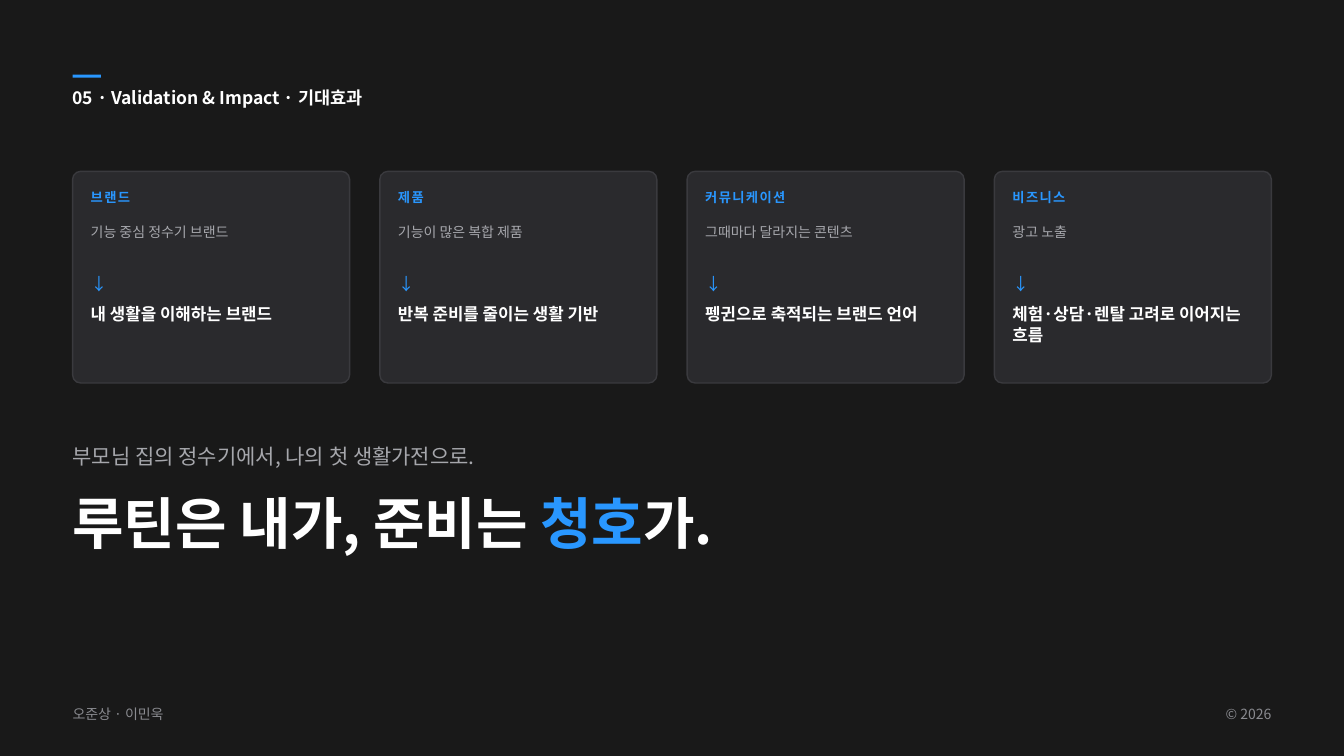
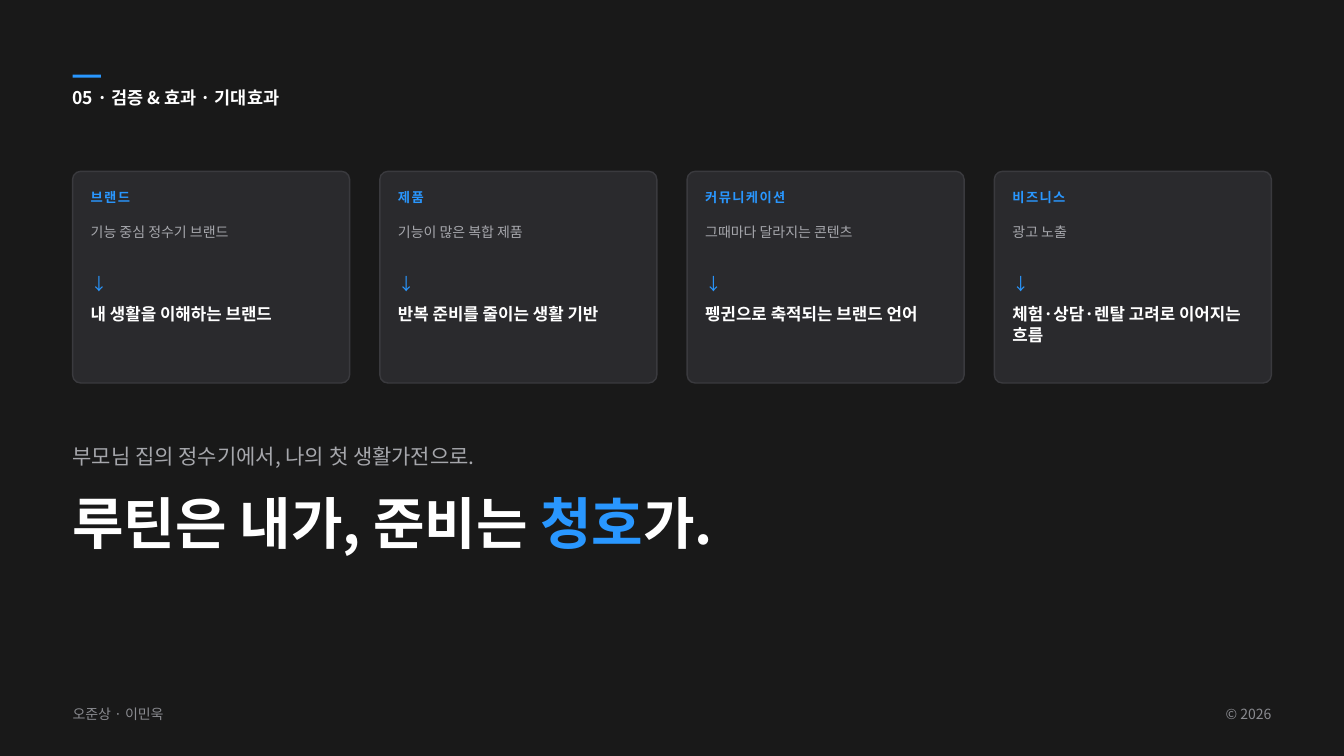
Before and after one commit to PhrenO0/CHAI-AI, a slide deck: slide 27 of 청호나이스-브랜드전략-제안.pptx (slide 26 before the commit). Drawn at 1344x756 pixels with LibreOffice and Linux fonts; fonts in the diff are those of the drawing. Boxes give left, top, right and bottom in pixels: in the first picture for what was removed or moved away, otherwise in the second. Text is boxed around its words. In the diff, an @@ line names an element or a change of style, - is before the commit and + after.

```diff
--- a/청호나이스-브랜드전략-제안.pptx
+++ b/청호나이스-브랜드전략-제안.pptx
@@ text at box(73, 89, 279, 106): text changed @@
-05 · Validation & Impact · 기대효과
+05 · 검증 & 효과 · 기대효과
```
Also in this commit, not shown: 21 other slides changed, 1 slide added, 1 other file.
